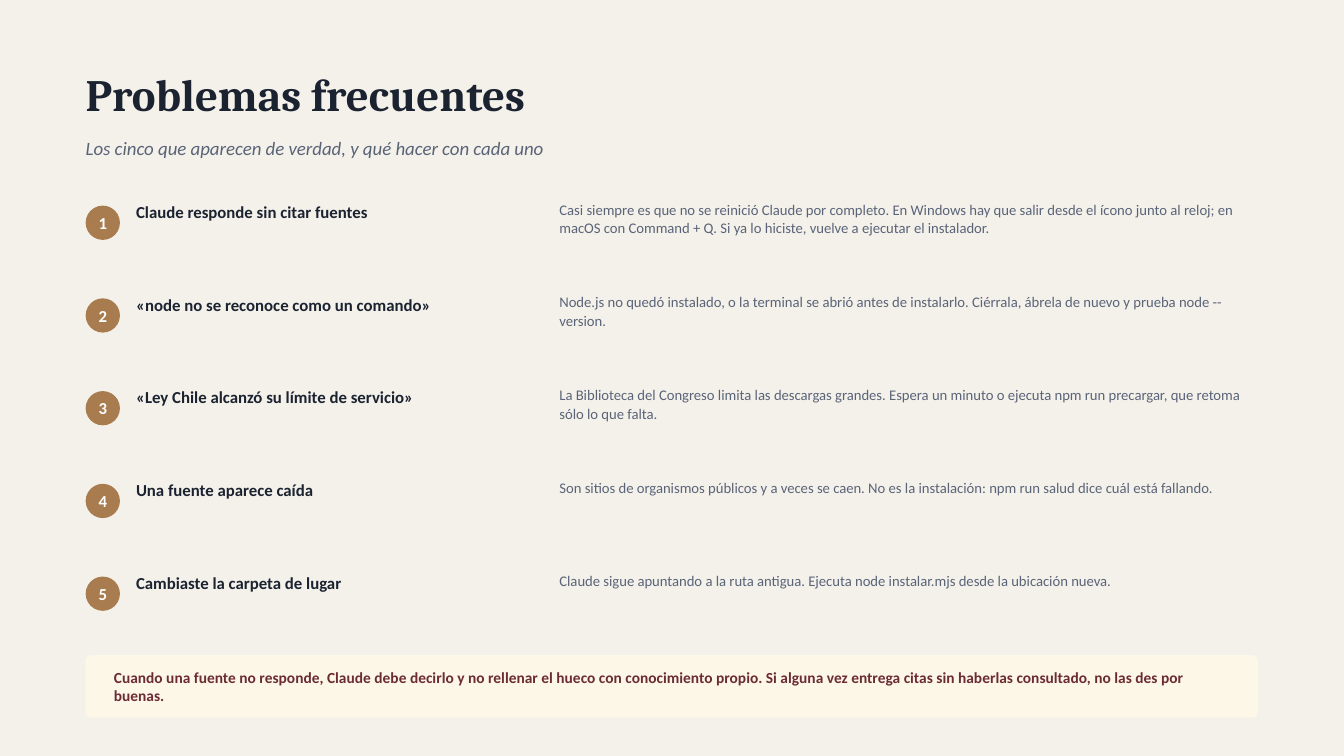
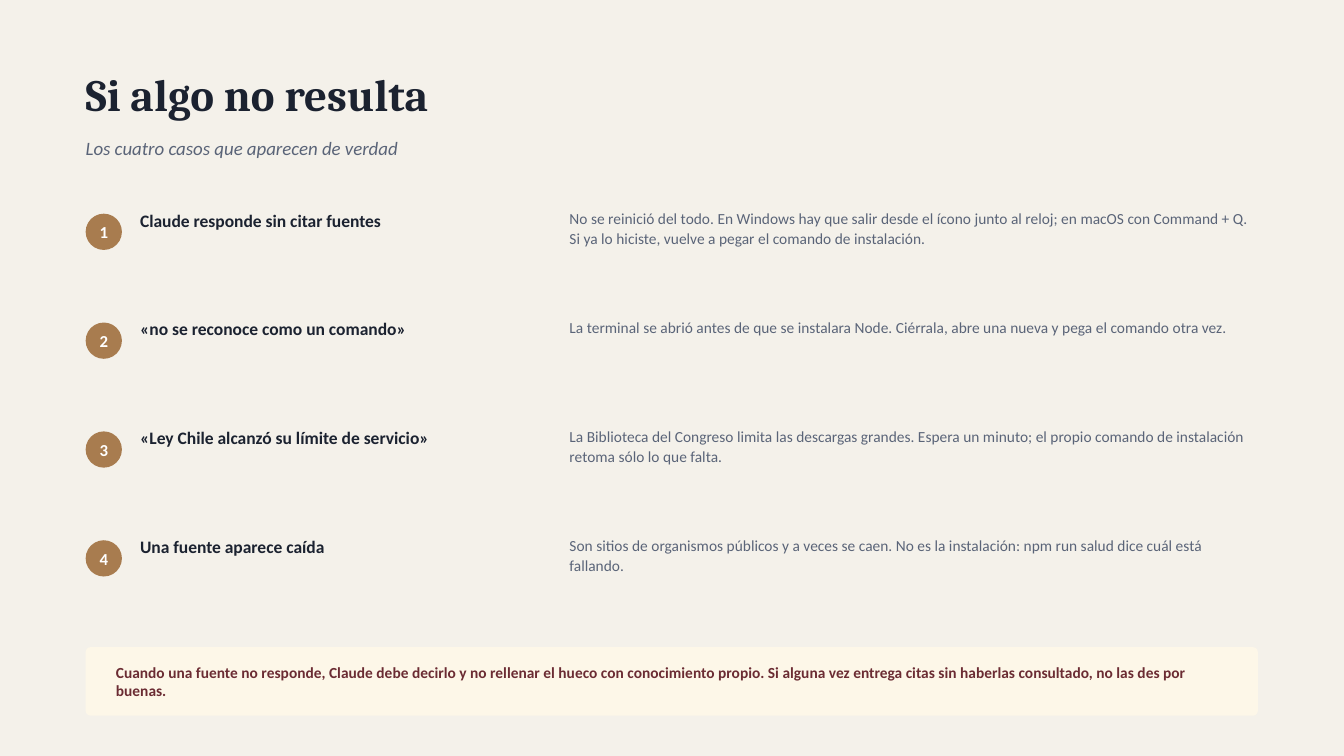
Before and after one commit to djlarrix/Responsa, a slide deck: slide 13 of docs/Responsa.pptx (slide 15 before the commit). Drawn at 1344x756 pixels with LibreOffice and Linux fonts; fonts in the diff are those of the drawing. Boxes give left, top, right and bottom in pixels: in the first picture for what was removed or moved away, otherwise in the second. Text is boxed around its words. In the diff, an @@ line names an element or a change of style, - is before the commit and + after.

Commit message:
Instalacion de un comando
Anade instalar.ps1 e instalar.sh: una sola linea que instala Node.js si
falta, descarga el repositorio, ejecuta el instalador y verifica las
fuentes. Se puede repetir; si ya esta instalado, actualiza.

La instalacion pasa de cinco pasos a dos: pegar el comando y reiniciar
Claude. PDF, README y manual actualizados en consecuencia.

```diff
--- a/docs/Responsa.pptx
+++ b/docs/Responsa.pptx
@@ text at (x1=86, y1=80, x2=429, y2=121): text changed @@
-Problemas frecuentes
+Si algo no resulta
@@ text at (x1=86, y1=142, x2=398, y2=158): text changed @@
-Los cinco que aparecen de verdad, y qué hacer con cada uno
+Los cuatro casos que aparecen de verdad
@@ text "1" moved from (x1=99, y1=218, x2=107, y2=229) to (x1=100, y1=227, x2=108, y2=238) @@
@@ ellipse moved from (x1=86, y1=206, x2=120, y2=240) to (x1=86, y1=214, x2=122, y2=250) @@
@@ text "Claude responde sin citar fuentes" moved from (x1=136, y1=206, x2=367, y2=221) to (x1=140, y1=214, x2=380, y2=230) @@
@@ text at (x1=569, y1=213, x2=1247, y2=247): text changed; size 10.5 to 11 pt @@
-Casi siempre es que no se reinició Claude por completo. En Windows hay que salir desde el ícono junto al reloj; en macOS con Command + Q. Si ya lo hiciste, vuelve a ejecutar el instalador.
+No se reinició del todo. En Windows hay que salir desde el ícono junto al reloj; en macOS con Command + Q. Si ya lo hiciste, vuelve a pegar el comando de instalación.
@@ text "2" moved from (x1=99, y1=311, x2=107, y2=322) to (x1=100, y1=336, x2=108, y2=347) @@
@@ ellipse moved from (x1=86, y1=298, x2=120, y2=333) to (x1=86, y1=323, x2=122, y2=359) @@
@@ text at (x1=140, y1=322, x2=406, y2=335): text changed; size 12 to 12.5 pt @@
-«node no se reconoce como un comando»
+«no se reconoce como un comando»
@@ text at (x1=569, y1=322, x2=1226, y2=336): text changed; size 10.5 to 11 pt @@
-Node.js no quedó instalado, o la terminal se abrió antes de instalarlo. Ciérrala, ábrela de nuevo y prueba node --version.
+La terminal se abrió antes de que se instalara Node. Ciérrala, abre una nueva y pega el comando otra vez.
@@ text "3" moved from (x1=99, y1=403, x2=107, y2=414) to (x1=100, y1=445, x2=108, y2=456) @@
@@ ellipse moved from (x1=86, y1=391, x2=120, y2=425) to (x1=86, y1=432, x2=122, y2=468) @@
@@ text "«Ley Chile alcanzó su límite ..." moved from (x1=136, y1=391, x2=413, y2=406) to (x1=140, y1=431, x2=429, y2=447) @@
@@ text at (x1=569, y1=431, x2=1243, y2=465): text changed; size 10.5 to 11 pt @@
-La Biblioteca del Congreso limita las descargas grandes. Espera un minuto o ejecuta npm run precargar, que retoma sólo lo que falta.
+La Biblioteca del Congreso limita las descargas grandes. Espera un minuto; el propio comando de instalación retoma sólo lo que falta.
@@ ellipse removed at (x1=86, y1=484, x2=120, y2=518) @@
@@ size 12 to 12.5 pt in 3 elements at (x1=140, y1=214, x2=380, y2=230), (x1=140, y1=431, x2=429, y2=447), (x1=140, y1=540, x2=324, y2=556) @@
@@ text "Una fuente aparece caída" moved from (x1=136, y1=484, x2=314, y2=499) to (x1=140, y1=540, x2=324, y2=556) @@
@@ text "Son sitios de organismos públicos ..." moved from (x1=559, y1=483, x2=1213, y2=496) to (x1=569, y1=540, x2=1202, y2=571) @@
@@ text "Son sitios de organismos públicos ..." at (x1=569, y1=540, x2=1202, y2=571): size 10.5 to 11 pt; line spacing 1.05 to 1.08 @@
@@ text "4" moved from (x1=99, y1=496, x2=107, y2=507) to (x1=100, y1=554, x2=108, y2=565) @@
@@ ellipse moved from (x1=86, y1=577, x2=120, y2=611) to (x1=86, y1=540, x2=122, y2=577) @@
@@ text removed at (x1=99, y1=589, x2=107, y2=600) @@
-5
@@ text removed at (x1=136, y1=577, x2=341, y2=592) @@
-Cambiaste la carpeta de lugar
@@ text removed at (x1=559, y1=576, x2=1111, y2=589) @@
-Claude sigue apuntando a la ruta antigua. Ejecuta node instalar.mjs desde la ubicación nueva.
@@ rounded rectangle resized from (x1=86, y1=655, x2=1258, y2=718) to (x1=86, y1=647, x2=1258, y2=716) @@
@@ rounded rectangle at (x1=86, y1=647, x2=1258, y2=716): proportions changed @@
@@ text "Cuando una fuente no responde, ..." moved from (x1=114, y1=672, x2=1183, y2=701) to (x1=116, y1=667, x2=1185, y2=696) @@
```
Also in this commit, not shown: 3 other slides changed, 1 slide added, 3 slides removed, 6 other files.
